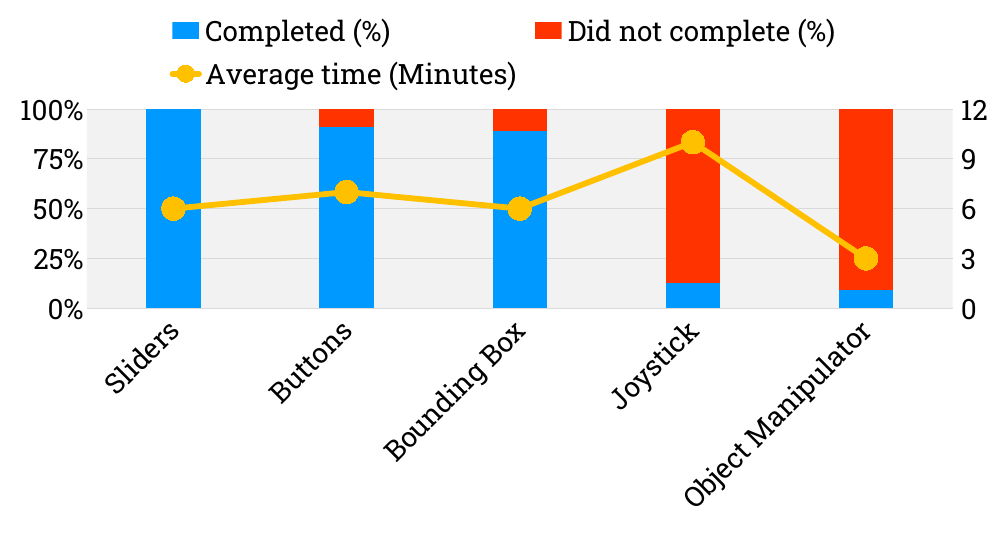
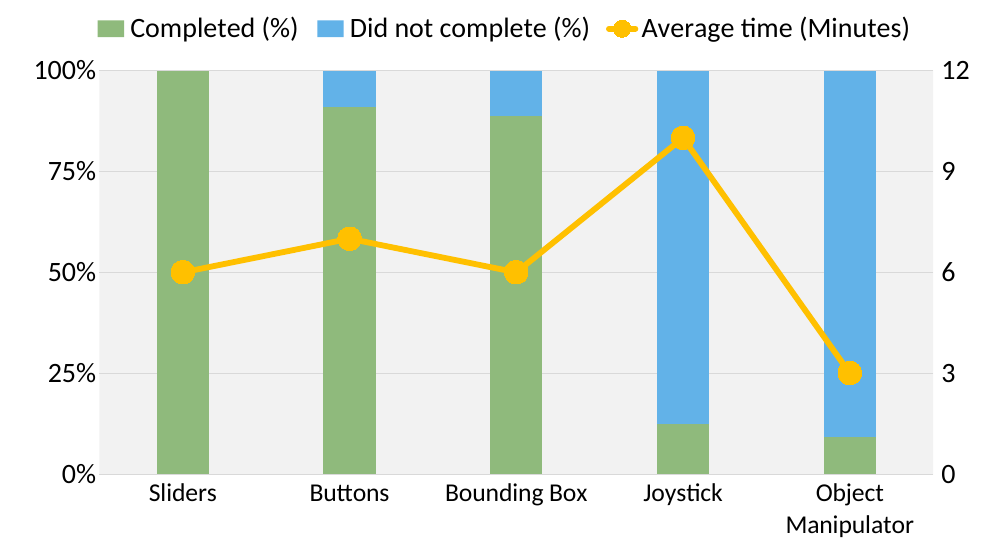
Before and after one commit to fronchetti/THRI-2024, a slide deck: slide 1 of images/students/Performance.pptx. Drawn at 1008x546 pixels with LibreOffice and Linux fonts; fonts in the diff are those of the drawing. Boxes give left, top, right and bottom in pixels: in the first picture for what was removed or moved away, otherwise in the second. Text is boxed around its words. In the diff, an @@ line names an element or a change of style, - is before the commit and + after.

```diff
--- a/images/students/Performance.pptx
+++ b/images/students/Performance.pptx
@@ column stacked chart at (0,0,1008,546) @@
@@ colour of Completed (%) #0099FF to #8FBA7C @@
@@ colour of Did not complete (%) #FF3300 to #62B2E8 @@
@@ legend changed @@
@@ category axis changed @@
@@ value axis changed @@
@@ second value axis changed @@
@@ plot area changed @@
```
Also in this commit, not shown: 9 other files.
